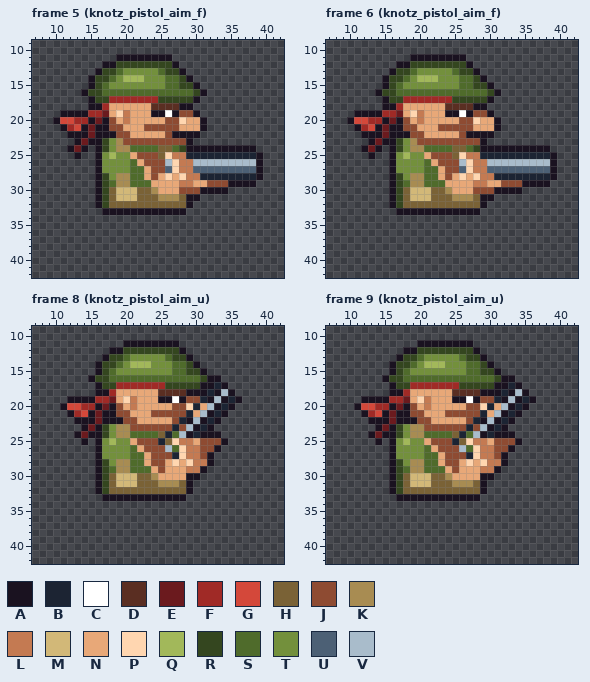
A pixel-art file gets an edit: game/art-src/player/knotz_torso_pistol.aseprite. Above: the version before the commit.
48x48 pixels, 65 frames. Shown: frame 5 (knotz_pistol_aim_f): x 7..42, y 9..42; frame 6 (knotz_pistol_aim_f): x 7..42, y 9..42; frame 8 (knotz_pistol_aim_u): x 7..42, y 9..42; frame 9 (knotz_pistol_aim_u): x 7..42, y 9..42. The commit also changed other frames, which this record leaves out.
Palette (. is transparent): A #1a1220  B #1c2433  C #ffffff  D #5a2e22  E #6b1a1e  F #a02a26  G #d4483a  H #7a6236  J #8e4b32  K #a88c52  L #c47a52  M #d2b878  N #e8a878  P #ffd6b0  Q #a2b85a  R #34461f  S #4f6b2b  T #73903c  U #4c6075  V #a9bccb
Pixels before, frame 5 (knotz_pistol_aim_f), first column x 10:
11 .........AAAAAAAA.............
12 .......AARRRRRRRRA............
13 ......ARRSTTTTTSRRA...........
14 .....ARRSTQQQTTTSSRA..........
15 .....ARSTTTTTTTTSSRRA.........
16 ....ARRSSSSSSSSSSSSSRA........
17 .....ARRFFFFFFFRRRRRA.........
18 .....AAFNNNNNNDDDDAA..........
19 .AAAAFFENPLNNNAACAJJA.........
20 AGGFFAEAJNLNNNNNJJPNNA........
21 .AFGAEAAJJNNNJJJJJNNNA........
22 ..AAAEAAAJJNNNNNJAAAA.........
23 ...AEAARTKJJJJJJJJJA..........
24 ..AEA.ARTKKSSSSHHSRAAAAAAAAAA.
25 ...A..ATQTTNJJJHPLLBBBBBBBBBBA
26 ......ATTTTSNJJJVPLLVVVVVVVVVA
27 ......ATTTTSSNJJUPLLUUUUUUUUUA
28 ......ARTKKSSNJNPNPLLBBBBBBBBA
29 ......ARSKKSSSNNNNLLNNJJJAAAA.
30 ......ARHMMMHHKNNNJJJAAAA.....
31 ......ARHMMMHHHKKKHAA.........
32 ......ARHHHHHHHHHHHA..........
33 .......AAAAAAAAAAAA...........
Pixels before, frame 6 (knotz_pistol_aim_f), first column x 10:
11 .........AAAAAAAA.............
12 .......AARRRRRRRRA............
13 ......ARRSTTTTTSRRA...........
14 .....ARRSTQQQTTTSSRA..........
15 .....ARSTTTTTTTTSSRRA.........
16 ....ARRSSSSSSSSSSSSSRA........
17 .....ARRFFFFFFFRRRRRA.........
18 .....AAFNNNNNNDDDDAA..........
19 .AAAAFFENPLNNNAACAJJA.........
20 AGGFFAEAJNLNNNNNJJPNNA........
21 .AFGAEAAJJNNNJJJJJNNNA........
22 ..AAAEAAAJJNNNNNJAAAA.........
23 ...AEAARTKJJJJJJJJJA..........
24 ..AEA.ARTKKSSSSHHSRAAAAAAAAAA.
25 ...A..ATQTTNJJJHPLLBBBBBBBBBBA
26 ......ATTTTSNJJJVPLLVVVVVVVVVA
27 ......ATTTTSSNJJUPLLUUUUUUUUUA
28 ......ARTKKSSNJNPNPLLBBBBBBBBA
29 ......ARSKKSSSNNNNLLNNJJJAAAA.
30 ......ARHMMMHHKNNNJJJAAAA.....
31 ......ARHMMMHHHKKKHAA.........
32 ......ARHHHHHHHHHHHA..........
33 .......AAAAAAAAAAAA...........
Pixels before, frame 8 (knotz_pistol_aim_u), first column x 11:
11 .........AAAAAAAA.........
12 .......AARRRRRRRRA........
13 ......ARRSTTTTTSRRA.......
14 .....ARRSTQQQTTTSSRA......
15 .....ARSTTTTTTTTSSRRA.....
16 ....ARRSSSSSSSSSSSSSRAA...
17 .....ARRFFFFFFFRRRRRAABA..
18 .....AAFNNNNNNDDDDAAABAVA.
19 .AAAAFFENPLNNNAACAJJBAVABA
20 AGGFFAEAJNLNNNNNJJPBNVABA.
21 .AFGAEAAJJNNNJJJJJBNVABA..
22 ..AAAEAAAJJNNNNNJBAVABA...
23 ...AEARTKKJJJJJJBJVABA....
24 ..AEAARTKKSSSSHBSVABAAA...
25 ...A.ATQTTNJJJBHPLLNJJJA..
26 .....ATTTTSNJJJVSPLLJJA...
27 .....ATTTTSSNJJJBPLLJA....
28 .....ARTKKSSNJJNPNPLLA....
29 .....ARSKKSSSNJNNNLLA.....
30 .....ARHMMMHHKNNNNAA......
31 .....ARHMMMHHHKKKHA.......
32 .....ARHHHHHHHHHHHA.......
33 ......AAAAAAAAAAAA........
Pixels before, frame 9 (knotz_pistol_aim_u), first column x 11:
11 .........AAAAAAAA.........
12 .......AARRRRRRRRA........
13 ......ARRSTTTTTSRRA.......
14 .....ARRSTQQQTTTSSRA......
15 .....ARSTTTTTTTTSSRRA.....
16 ....ARRSSSSSSSSSSSSSRAA...
17 .....ARRFFFFFFFRRRRRAABA..
18 .....AAFNNNNNNDDDDAAABAVA.
19 .AAAAFFENPLNNNAACAJJBAVABA
20 AGGFFAEAJNLNNNNNJJPBNVABA.
21 .AFGAEAAJJNNNJJJJJBNVABA..
22 ..AAAEAAAJJNNNNNJBAVABA...
23 ...AEARTKKJJJJJJBJVABA....
24 ..AEAARTKKSSSSHBSVABAAA...
25 ...A.ATQTTNJJJBHPLLNJJJA..
26 .....ATTTTSNJJJVSPLLJJA...
27 .....ATTTTSSNJJJBPLLJA....
28 .....ARTKKSSNJJNPNPLLA....
29 .....ARSKKSSSNJNNNLLA.....
30 .....ARHMMMHHKNNNNAA......
31 .....ARHMMMHHHKKKHA.......
32 .....ARHHHHHHHHHHHA.......
33 ......AAAAAAAAAAAA........
Now the later version:
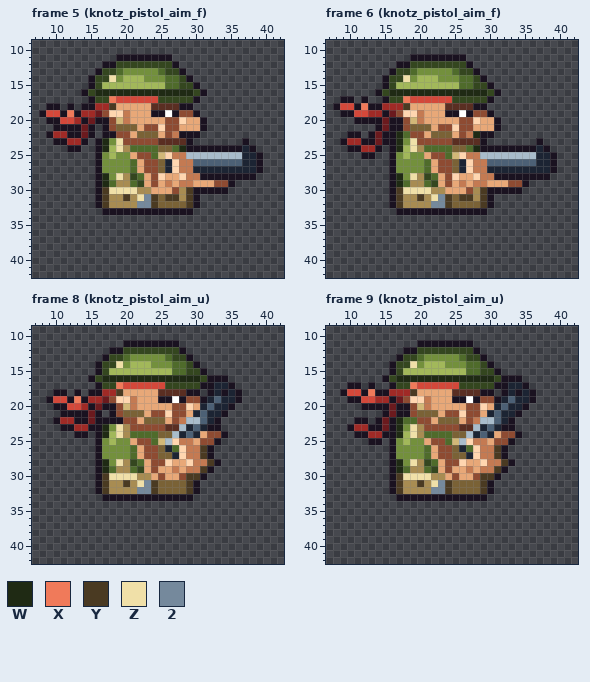
Colours new in this view: W #1f2a14  X #f07a5a  Y #4a3a22  Z #f0e0a8  2 #75899c
Edits made:
Frame 5 (knotz_pistol_aim_f):
y 14: x 18 S -> Z
y 15: x 17..25 STTTTTTTT -> QQQQQQQQQ
y 16: x 16..29 RSSSSSSSSSSSSS -> WWWWWWWWWWWWWW
y 17: x 18..24 FFFFFFF -> XGGGGGG
y 18: x 9..10 .. -> AA; x 12 . -> A; x 14 . -> A; x 16 A -> F; x 18 N -> Y
y 19: x 8..10 ... -> AGG; x 12 A -> X; x 14 A -> F; x 16..18 FEN -> EJP
y 20: x 9 . -> A; x 14..16 FAE -> AEA; x 19 N -> M
y 21: x 10 . -> A; x 12..16 FGAEA -> AAEA.; x 19..21 JNN -> HHH; x 25 J -> P
y 22: x 9..11 ... -> AFF; x 14..16 AEA -> EA.; x 22..24 NNN -> HHH; x 27 A -> L
y 23: x 10..15 ...AEA -> AAFFA.; x 17 R -> W; x 19 K -> Z; x 25..28 JJJJ -> DDDD; x 37 . -> A
y 24: x 13..14 EA -> A.; x 17..19 RTK -> WQZ; x 28 R -> W; x 37 A -> B
y 25: x 13 A -> .; x 24..25 JH -> SM; x 29..36 BBBBBBBB -> VVVVVVVV
y 26: x 25..26 JV -> HB; x 30..38 VVVVVVVVV -> UUUUUUUBB
y 27: x 22..23 SN -> NJ; x 25..26 JU -> HB; x 30..38 UUUUUUUUU -> BBBBBBBBB
y 28: x 17 R -> W; x 19 K -> Z; x 21 S -> R; x 25..26 NP -> PN; x 31..39 BBBBBBBBA -> AAAAAAAA.
y 29: x 17 R -> W; x 22..24 SSN -> RNJ; x 26 N -> L; x 32 J -> N; x 36..38 AAA -> ...
y 30: x 17..24 RHMMMHHK -> YZZZZKKN; x 27..30 NJJJ -> JKYA
y 31: x 17..29 RHMMMHHHKKKHA -> YKKYKZ2YHYYKY
y 32: x 17..24 RHHHHHHH -> YKKKK22Y; x 29..30 A. -> YA
y 33: x 29 . -> A
Frame 6 (knotz_pistol_aim_f):
y 14: x 18 S -> Z
y 15: x 17..25 STTTTTTTT -> QQQQQQQQQ
y 16: x 16..29 RSSSSSSSSSSSSS -> WWWWWWWWWWWWWW
y 17: x 9..10 .. -> AA; x 12 . -> A; x 18..24 FFFFFFF -> XGGGGGG
y 18: x 8..16 .......AA -> AGGAXAAFF; x 18 N -> Y
y 19: x 9..18 ..AAAAFFEN -> AAGGFFAEJP
y 20: x 10..16 AGGFFAE -> .AAAAEA; x 19 N -> M
y 21: x 11..13 AFG -> ...; x 19..21 JNN -> HHH; x 25 J -> P
y 22: x 10..12 ..A -> AA.; x 14..15 AE -> EA; x 17..18 AA -> WS; x 22..24 NNN -> HHH; x 27..28 AA -> LW
y 23: x 9..12 .... -> AFFA; x 17 R -> W; x 19 K -> Z; x 25..28 JJJJ -> DDDD; x 37 . -> A
y 24: x 10..13 ..AE -> AAFF; x 17..19 RTK -> WQZ; x 28 R -> W; x 37 A -> B
y 25: x 12 . -> A; x 24..25 JH -> SM; x 29..36 BBBBBBBB -> VVVVVVVV
y 26: x 25..26 JV -> HB; x 30..38 VVVVVVVVV -> UUUUUUUBB
y 27: x 22..23 SN -> NJ; x 25..26 JU -> HB; x 30..38 UUUUUUUUU -> BBBBBBBBB
y 28: x 17 R -> W; x 19 K -> Z; x 21 S -> R; x 25..26 NP -> PN; x 31..39 BBBBBBBBA -> AAAAAAAA.
y 29: x 17 R -> W; x 22..24 SSN -> RNJ; x 26 N -> L; x 32 J -> N; x 36..38 AAA -> ...
y 30: x 17..24 RHMMMHHK -> YZZZZKKN; x 27..30 NJJJ -> JKYA
y 31: x 17..29 RHMMMHHHKKKHA -> YKKYKZ2YHYYKY
y 32: x 17..24 RHHHHHHH -> YKKKK22Y; x 29..30 A. -> YA
y 33: x 29 . -> A
Frame 8 (knotz_pistol_aim_u):
y 14: x 19 S -> Z
y 15: x 18..26 STTTTTTTT -> QQQQQQQQQ
y 16: x 17..30 RSSSSSSSSSSSSS -> WWWWWWWWWWWWWW; x 34 . -> A
y 17: x 19..25 FFFFFFF -> XGGGGGG; x 34..35 A. -> BA
y 18: x 10..11 .. -> AA; x 13 . -> A; x 15 . -> A; x 17 A -> F; x 19 N -> Y; x 31..36 ABAVA. -> .ABABA
y 19: x 9..11 ... -> AGG; x 13 A -> X; x 15 A -> F; x 17..19 FEN -> EJP; x 31..34 BAVA -> ABUB
y 20: x 10 . -> A; x 15..17 FAE -> AEA; x 20 N -> M; x 30..33 BNVA -> NBUB
y 21: x 11 . -> A; x 13..17 FGAEA -> AAEA.; x 20..22 JNN -> HHH; x 26 J -> P; x 29..32 BNVA -> NBUB
y 22: x 10..12 ... -> AFF; x 15..16 AE -> EA; x 23..25 NNN -> HHH; x 28..29 BA -> LV; x 31 A -> U
y 23: x 11..15 ...AE -> AAFFA; x 17 R -> W; x 19 K -> Z; x 26..30 JBJVA -> DDVBU; x 33 . -> A
y 24: x 14..15 EA -> A.; x 17..19 RTK -> WQZ; x 26..29 BSVA -> HVBU; x 31..34 AAA. -> NJJA
y 25: x 14 A -> .; x 24..26 JBH -> SMV; x 33..34 JA -> A.
y 26: x 25..26 JV -> HB; x 31..33 JJA -> YA.
y 27: x 22..23 SN -> NJ; x 25..26 JJ -> HH; x 31 J -> Y
y 28: x 17 R -> W; x 19 K -> Z; x 21 S -> R; x 26..27 NP -> PN; x 32..33 A. -> YA
y 29: x 17 R -> W; x 22..25 SSNJ -> RNJN; x 27 N -> L; x 31..32 A. -> YA
y 30: x 17..25 RHMMMHHKN -> YZZZZKKNJ; x 28..31 NAA. -> JYYA
y 31: x 17..27 RHMMMHHHKKK -> YKKYKZ2YHHH; x 29..30 A. -> YA
y 32: x 17..24 RHHHHHHH -> YKKKK22Y; x 29..30 A. -> YA
y 33: x 29 . -> A
Frame 9 (knotz_pistol_aim_u):
y 14: x 19 S -> Z
y 15: x 18..26 STTTTTTTT -> QQQQQQQQQ
y 16: x 17..30 RSSSSSSSSSSSSS -> WWWWWWWWWWWWWW; x 34 . -> A
y 17: x 10..11 .. -> AA; x 13 . -> A; x 19..25 FFFFFFF -> XGGGGGG; x 34..35 A. -> BA
y 18: x 9..17 .......AA -> AGGAXAAFF; x 19 N -> Y; x 31..36 ABAVA. -> .ABABA
y 19: x 10..19 ..AAAAFFEN -> AAGGFFAEJP; x 31..34 BAVA -> ABUB
y 20: x 11..17 AGGFFAE -> .AAAAEA; x 20 N -> M; x 30..33 BNVA -> NBUB
y 21: x 12..14 AFG -> ...; x 20..22 JNN -> HHH; x 26 J -> P; x 29..32 BNVA -> NBUB
y 22: x 11..13 ..A -> AA.; x 15..19 AEAAA -> EAWSS; x 23..25 NNN -> HHH; x 28..29 BA -> LV; x 31 A -> U
y 23: x 10..13 .... -> AFFA; x 17 R -> W; x 19 K -> Z; x 26..30 JBJVA -> DDVBU; x 33 . -> A
y 24: x 11..14 ..AE -> AAFF; x 17..19 RTK -> WQZ; x 26..29 BSVA -> HVBU; x 31..34 AAA. -> NJJA
y 25: x 13 . -> A; x 24..26 JBH -> SMV; x 33..34 JA -> A.
y 26: x 25..26 JV -> HB; x 31..33 JJA -> YA.
y 27: x 22..23 SN -> NJ; x 25..26 JJ -> HH; x 31 J -> Y
y 28: x 17 R -> W; x 19 K -> Z; x 21 S -> R; x 26..27 NP -> PN; x 32..33 A. -> YA
y 29: x 17 R -> W; x 22..25 SSNJ -> RNJN; x 27 N -> L; x 31..32 A. -> YA
y 30: x 17..25 RHMMMHHKN -> YZZZZKKNJ; x 28..31 NAA. -> JYYA
y 31: x 17..27 RHMMMHHHKKK -> YKKYKZ2YHHH; x 29..30 A. -> YA
y 32: x 17..24 RHHHHHHH -> YKKKK22Y; x 29..30 A. -> YA
y 33: x 29 . -> A
Changed places in both pictures, as pixel boxes (x1, y1, x2, y2):
changed: (39, 75, 263, 215)
changed: (333, 75, 557, 215)
changed: (46, 361, 242, 501)
changed: (340, 361, 536, 501)
